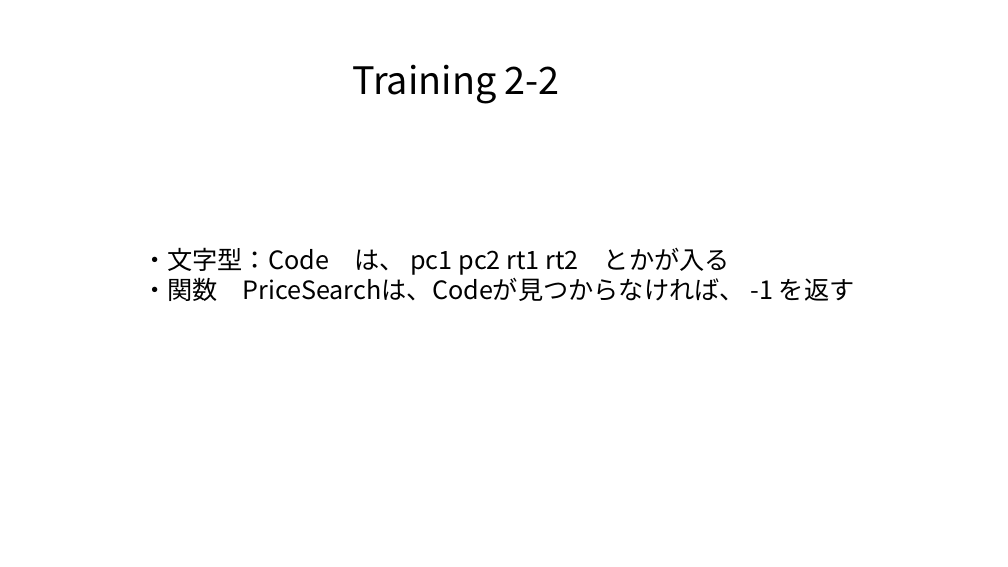
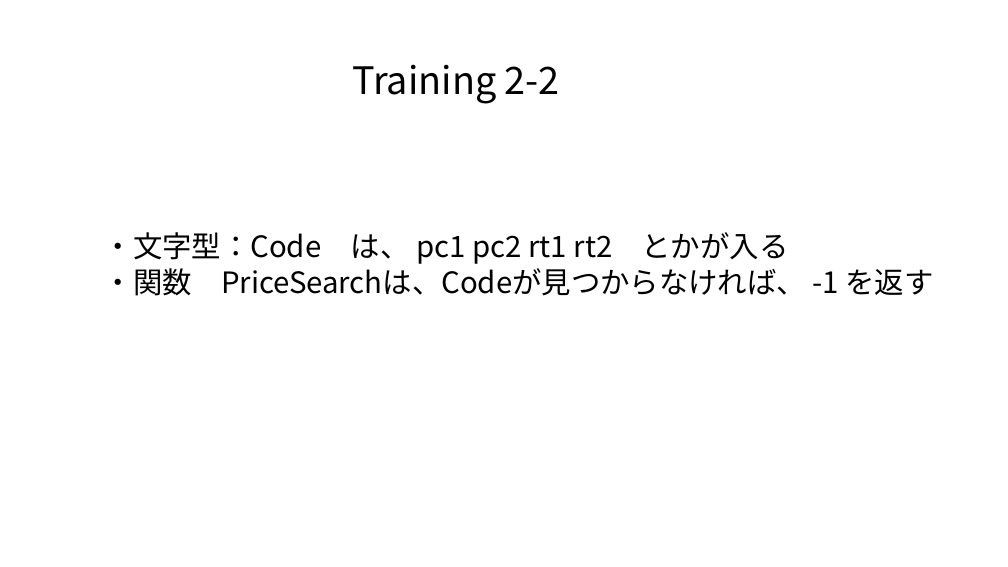
Before and after one commit to masakage/algorithm, a slide deck: slide 5 of docs/第10回探索アルゴリズム.pptx. Drawn at 1008x567 pixels with LibreOffice and Linux fonts; fonts in the diff are those of the drawing. Boxes give left, top, right and bottom in pixels: in the first picture for what was removed or moved away, otherwise in the second. Text is boxed around its words. In the diff, an @@ line names an element or a change of style, - is before the commit and + after.

```diff
--- a/docs/第10回探索アルゴリズム.pptx
+++ b/docs/第10回探索アルゴリズム.pptx
@@ text "・文字型：Code は、 pc1 pc2 rt1 ...": place and size @@
-text "・文字型：Code は、 pc1 pc2 rt1 ..." at [142, 247, 855, 301]
+text "・文字型：Code は、 pc1 pc2 rt1 ..." at [104, 232, 934, 296]
@@ text "・文字型：Code は、 pc1 pc2 rt1 ..." at [104, 232, 934, 296]: size 24 to 28 pt @@
```
Also in this commit, not shown: 1 slide added, 1 other file.
